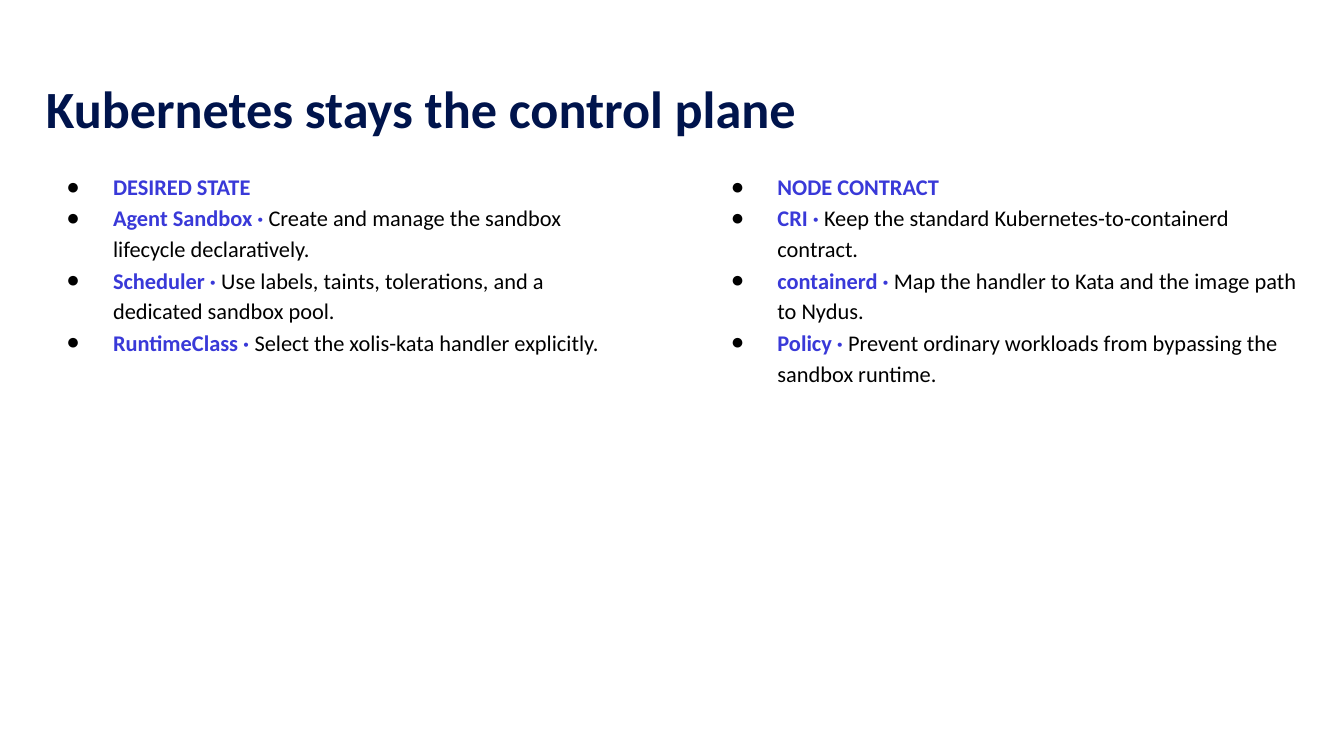
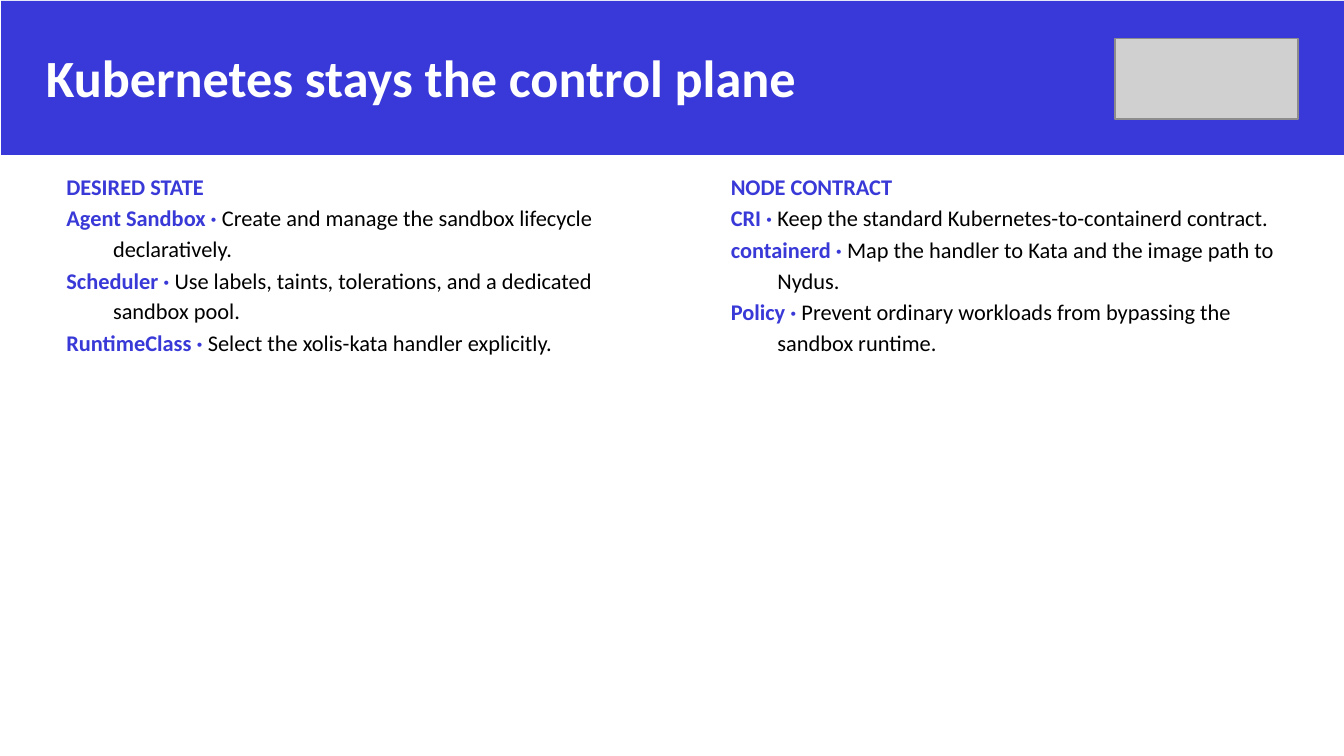
Before and after one commit to gnawux/xolis, a slide deck: slide 7 of Docs/decks/kubecon-jp-2026/Sandbox_for_Agentic_Application_with_Cloud_Native_Stack.pptx. Drawn at 1344x756 pixels with LibreOffice and Linux fonts; fonts in the diff are those of the drawing; grey boxes stand for pictures; background and template pictures are left out. Boxes give left, top, right and bottom in pixels: in the first picture for what was removed or moved away, otherwise in the second. Text is boxed around its words. In the diff, an @@ line names an element or a change of style, - is before the commit and + after.

Commit message:
Update KubeCon Japan presentation styling

```diff
--- a/Docs/decks/kubecon-jp-2026/Sandbox_for_Agentic_Application_with_Cloud_Native_Stack.pptx
+++ b/Docs/decks/kubecon-jp-2026/Sandbox_for_Agentic_Application_with_Cloud_Native_Stack.pptx
@@ rectangle added at (x1=1, y1=1, x2=1344, y2=156), fill #3939D9 @@
@@ title "Kubernetes stays the control plane" moved from (x1=46, y1=91, x2=796, y2=137) to (x1=46, y1=60, x2=796, y2=106) @@
@@ title "Kubernetes stays the control plane" at (x1=46, y1=60, x2=796, y2=106): text colour #00144C to #FFFFFF @@
@@ picture added at (x1=1116, y1=39, x2=1298, y2=120) @@
@@ text "DESIRED STATE" at (x1=66, y1=180, x2=592, y2=355): bullet ● to none @@
@@ text "NODE CONTRACT" at (x1=731, y1=180, x2=1273, y2=351): bullet ● to none @@
```
Also in this commit, not shown: 13 other slides changed.
